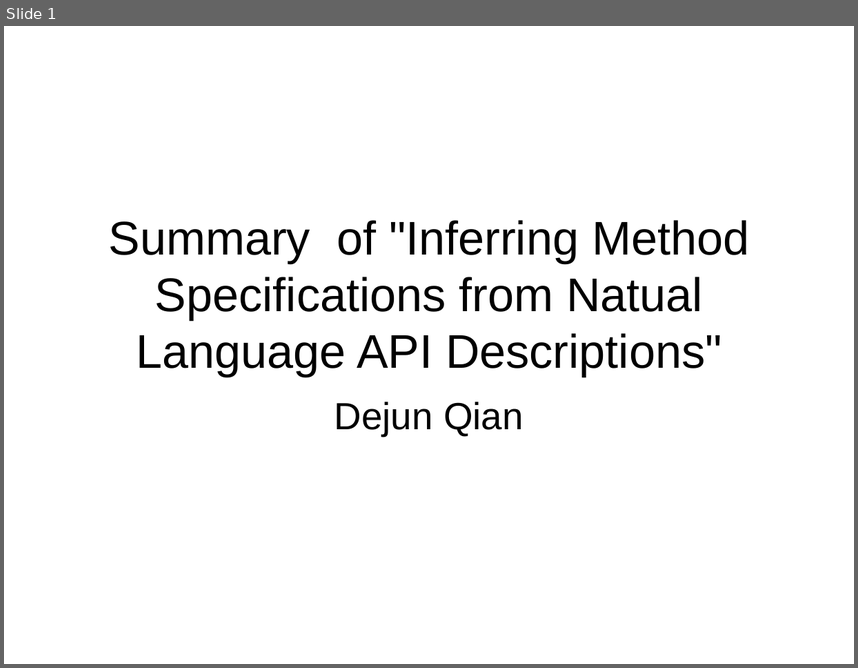
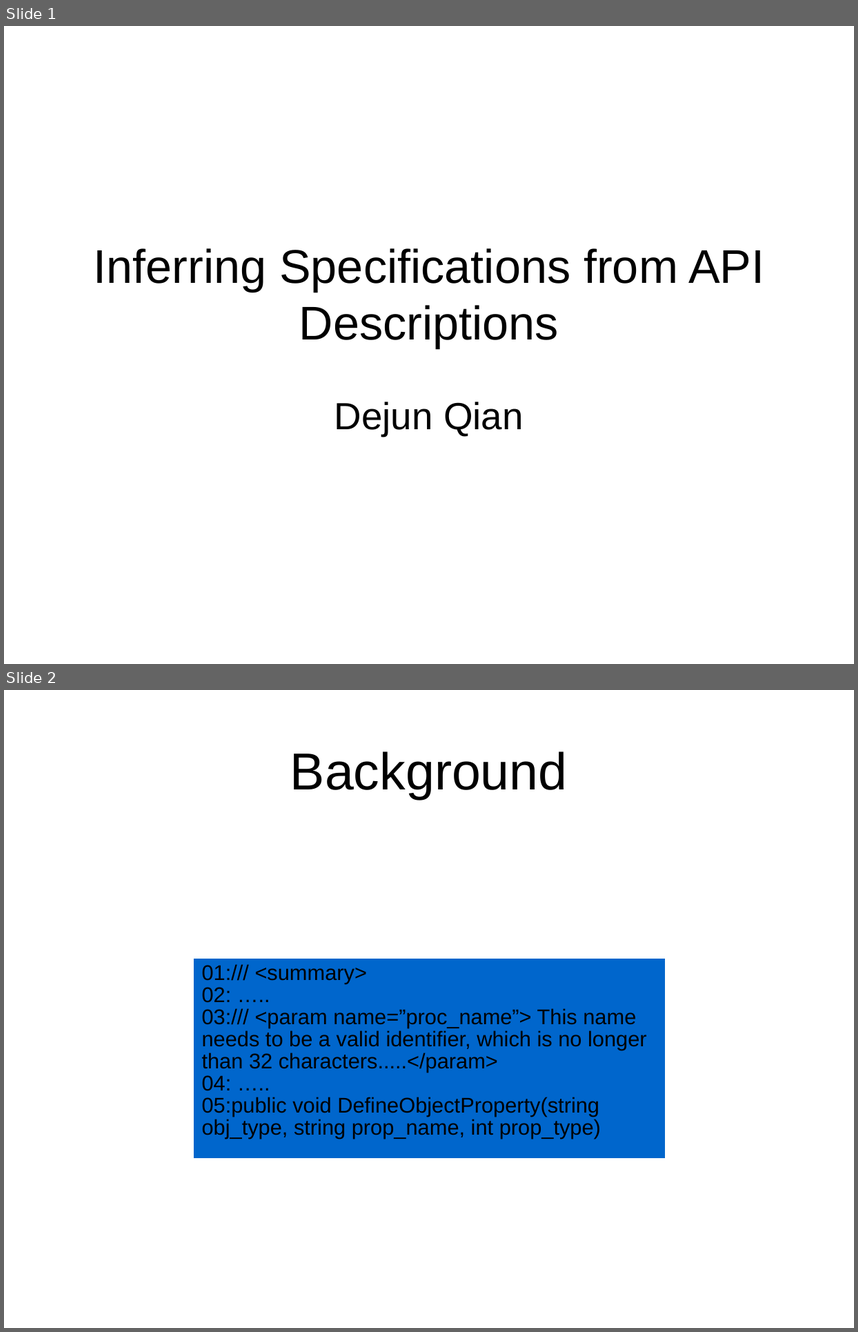
Before and after one commit to derekqian/CS669-Scholarship-Skills, a slide deck: P3-5-min-talk/summary.ppt. Shown one above the other, each under a label of ours: slide 1 before the commit, slides 1 and 2 after it. The pictures are 858x668 and 858x1332 pixels, drawn with LibreOffice and Linux fonts; fonts in the diff are those of the drawing. Boxes give left, top, right and bottom in pixels: in the first picture for what was removed or moved away, otherwise in the second. Text is boxed around its words. In the diff, an @@ line names an element or a change of style, - is before the commit and + after.

```diff
--- a/P3-5-min-talk/summary.ppt
+++ b/P3-5-min-talk/summary.ppt
@@ slide 2 added at box(4, 690, 854, 1328), background #FFFFFF @@
@@ title added at box(290, 751, 568, 799), 44 pt, text #000000 @@
+Background
@@ table added at box(194, 958, 665, 1141), 1 rows, 1 columns @@
+01:/// <summary> / 02: ….. / 03:/// <param name=”proc_name”> This name needs to be a valid identifier, which is no longer than 32 characters.....</param> / 04: ….. / 05:public void DefineObjectProperty(string obj_type, string prop_name, int prop_type)
@@ slide 1 changed as well @@
@@ title at box(94, 248, 764, 348): text changed @@
-Summary of "Inferring Method Specifications from Natual Language API Descriptions"
+Inferring Specifications from API Descriptions
```
Also in this commit, not shown: 2 other slides added, 1 slide removed.
